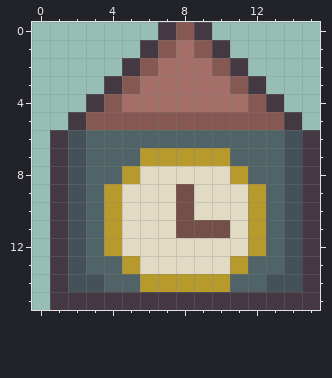
Pixel-art file: assets/05_map/paludIcon.aseprite. Above, as it was before the edit.
16x16 pixels, 1 frame.
New version:
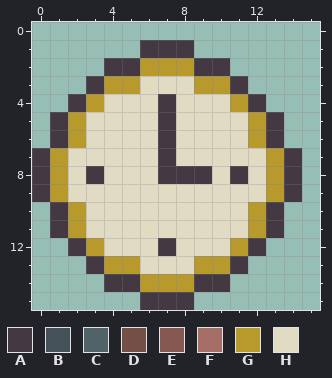
Palette (. is transparent): A #443843  B #445158  C #506366  D #734f47  E #855852  F #a56f68  G #b7992c  H #e2dbc4
The exact change:
@@ x 0..15 @@
- 0 .......AEA......
- 1 ......AEFEA.....
- 2 .....AEFFFEA....
- 3 ....AEFFFFFEA...
- 4 ...AEFFFFFFFEA..
- 5 ..AEEEEEEEEEEEA.
- 6 .ABCCCCCCCCCCCBA
- 7 .ABCCCGGGGGCCCBA
- 8 .ABCCGHHHHHGCCBA
- 9 .ABCGHHHDHHHGCBA
-10 .ABCGHHHDHHHGCBA
-11 .ABCGHHHDDDHGCBA
-12 .ABCGHHHHHHHGCBA
-13 .ABCCGHHHHHGCCBA
-14 .ABBCCGGGGGCCBBA
-15 .AAAAAAAAAAAAAAA
+ 0 ................
+ 1 ......AAA.......
+ 2 ....AAGGGAA.....
+ 3 ...AGGHHHGGA....
+ 4 ..AGHHHAHHHGA...
+ 5 .AGHHHHAHHHHGA..
+ 6 .AGHHHHAHHHHGA..
+ 7 AGHHHHHAHHHHHGA.
+ 8 AGHAHHHAAAHAHGA.
+ 9 AGHHHHHHHHHHHGA.
+10 .AGHHHHHHHHHGA..
+11 .AGHHHHHHHHHGA..
+12 ..AGHHHAHHHGA...
+13 ...AGGHHHGGA....
+14 ....AAGGGAA.....
+15 ......AAA.......
Where, in picture pixels (left, top, right, bottom), the same in both pictures:
changed: (32, 22, 320, 310)
